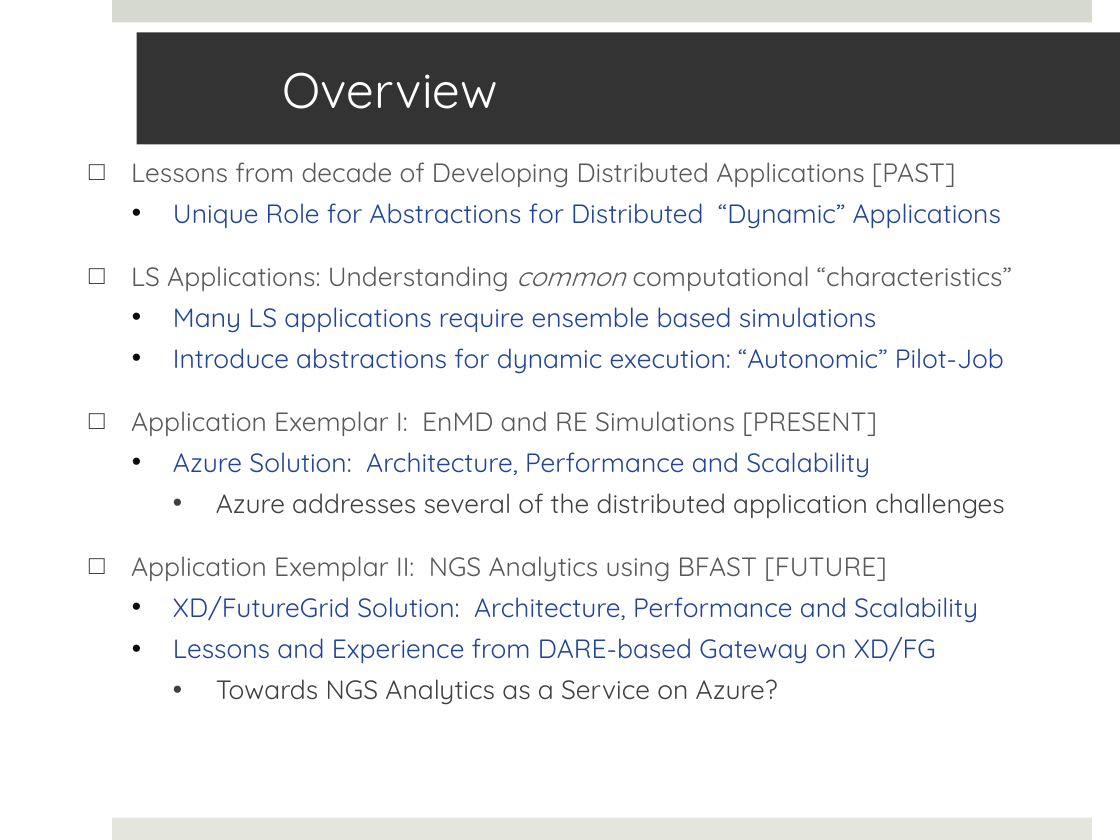
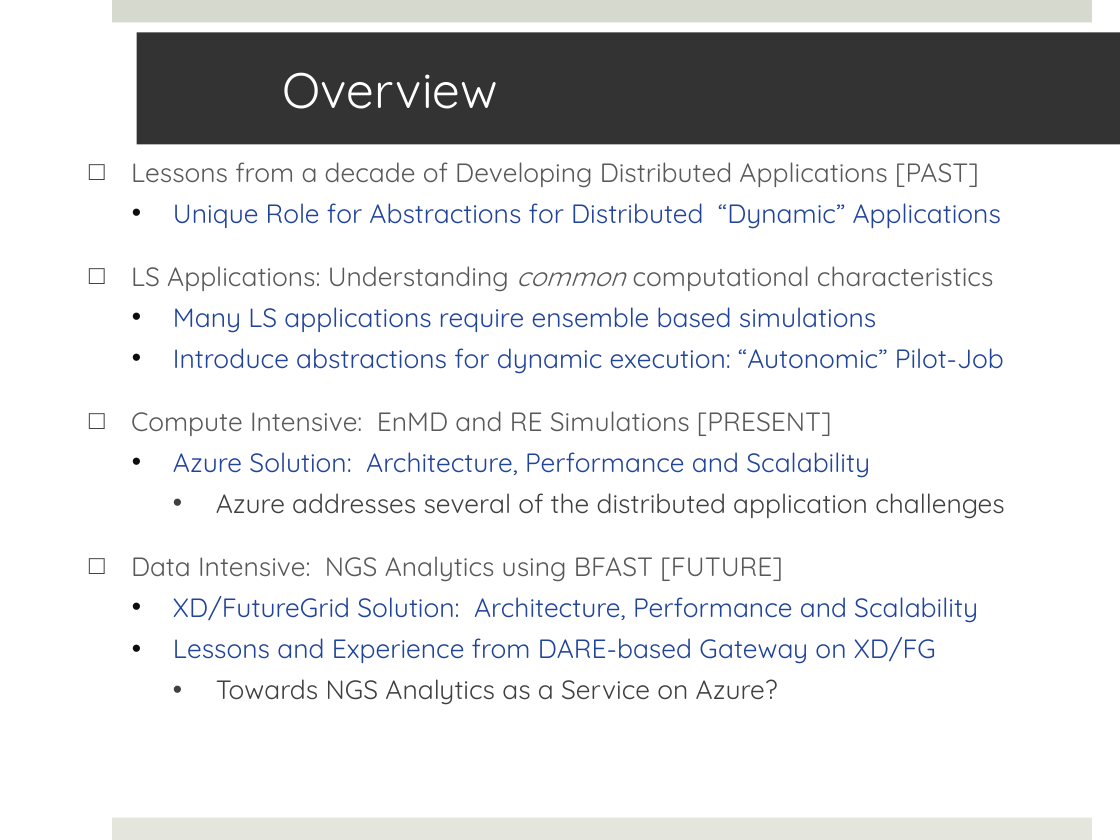
Before and after one commit to saga-project/saga-cpp-legacy-projects, a slide deck: slide 2 of saga-talks/abstractions_for_ls-microsoft.pptx. Drawn at 1120x840 pixels with LibreOffice and Linux fonts; fonts in the diff are those of the drawing; background and template pictures are left out. Boxes give left, top, right and bottom in pixels: in the first picture for what was removed or moved away, otherwise in the second. Text is boxed around its words. In the diff, an @@ line names an element or a change of style, - is before the commit and + after.

```diff
--- a/saga-talks/abstractions_for_ls-microsoft.pptx
+++ b/saga-talks/abstractions_for_ls-microsoft.pptx
@@ text at (131,162,979,188): text changed @@
-□ Lessons from decade of Developing Distributed Applications [PAST]
+□ Lessons from a decade of Developing Distributed Applications [PAST]
@@ text at (131,266,993,292): text changed @@
-□ LS Applications: Understanding common computational “characteristics”
+□ LS Applications: Understanding common computational characteristics
@@ text at (131,411,832,436): text changed @@
-□ Application Exemplar I: EnMD and RE Simulations [PRESENT]
+□ Compute Intensive: EnMD and RE Simulations [PRESENT]
@@ text at (131,556,783,582): text changed @@
-□ Application Exemplar II: NGS Analytics using BFAST [FUTURE]
+□ Data Intensive: NGS Analytics using BFAST [FUTURE]
```
Also in this commit, not shown: 10 other slides changed.
